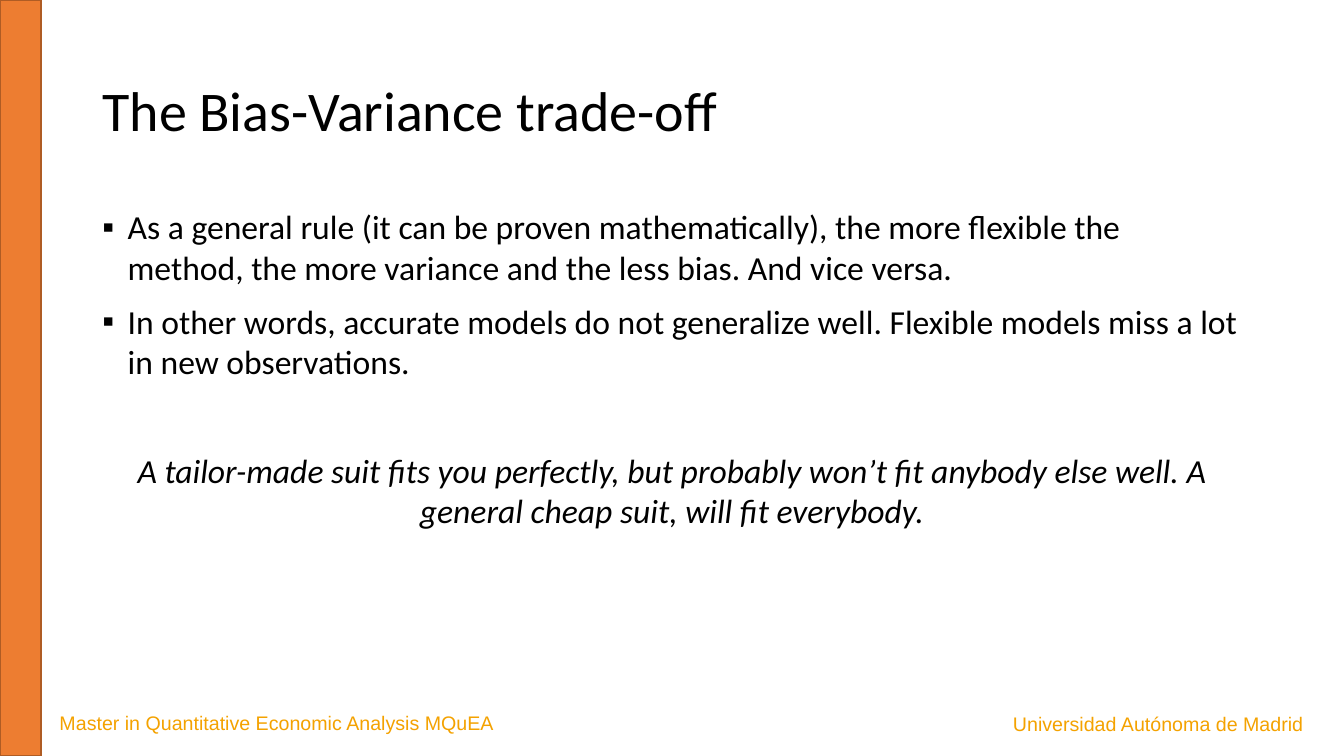
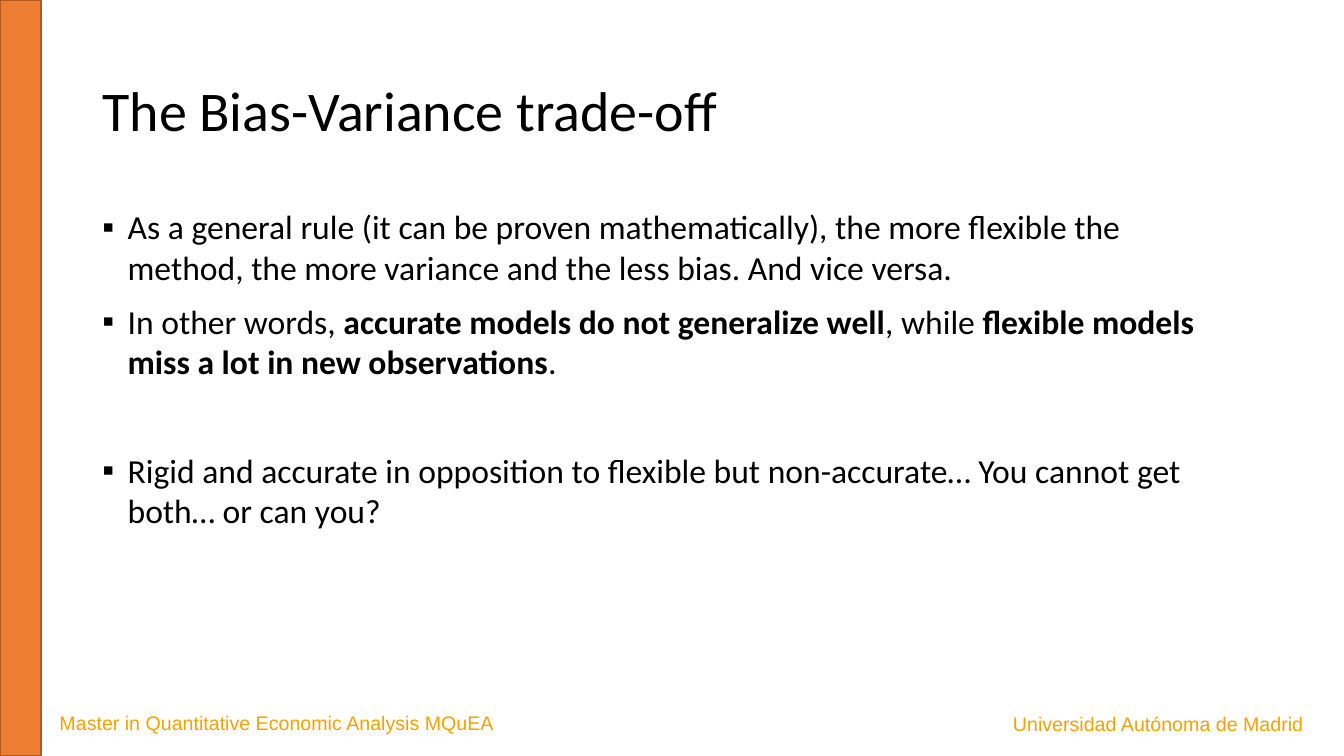
Before and after one commit to JavierBas/IMLEF-MQuEA, a slide deck: slide 17 of Course content/Slides/Topic 1 What is ML.pptx (slide 16 before the commit). Drawn at 1344x756 pixels with LibreOffice and Linux fonts; fonts in the diff are those of the drawing. Boxes give left, top, right and bottom in pixels: in the first picture for what was removed or moved away, otherwise in the second. Text is boxed around its words. In the diff, an @@ line names an element or a change of style, - is before the commit and + after.

```diff
--- a/Course content/Slides/Topic 1 What is ML.pptx
+++ b/Course content/Slides/Topic 1 What is ML.pptx
@@ text at (128,310,1194,529): text changed; italic off @@
-▪ In other words, accurate models do not generalize well. Flexible models miss a lot in new observations.
-A tailor-made suit fits you perfectly, but probably won’t fit anybody else well. A general cheap suit, will fit everybody.
+▪ In other words, accurate models do not generalize well, while flexible models miss a lot in new observations.
+▪ Rigid and accurate in opposition to flexible but non-accurate… You cannot get both… or can you?
```
Also in this commit, not shown: 11 other slides changed, 2 slides added, 9 other files.
